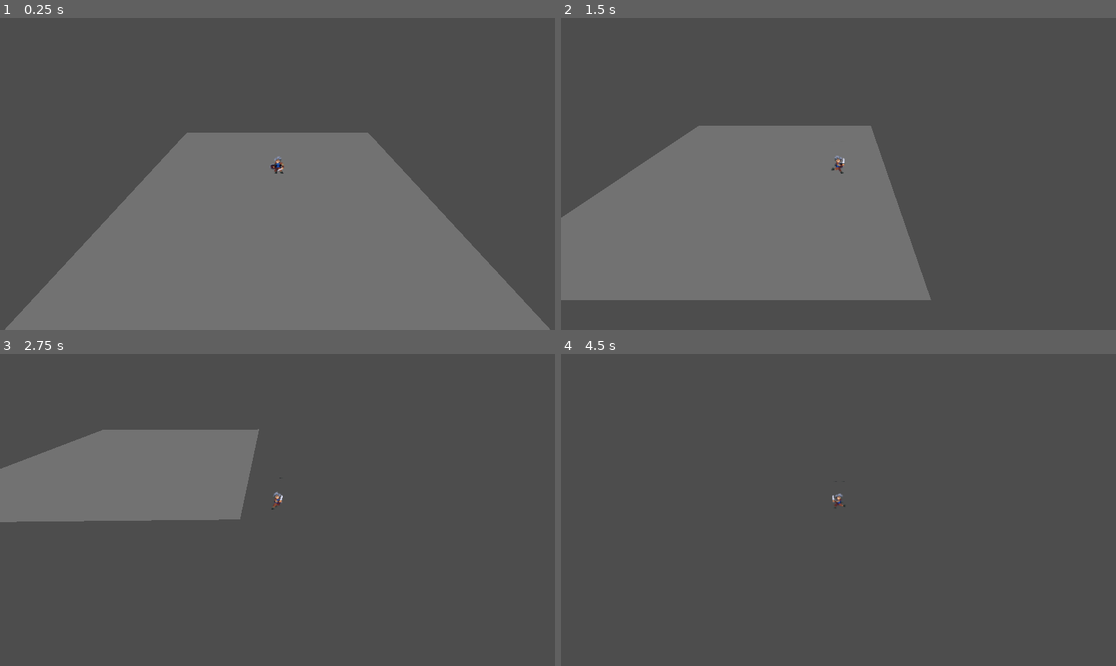
Above: before the commit, frames 1-4 (two rows, left to right).
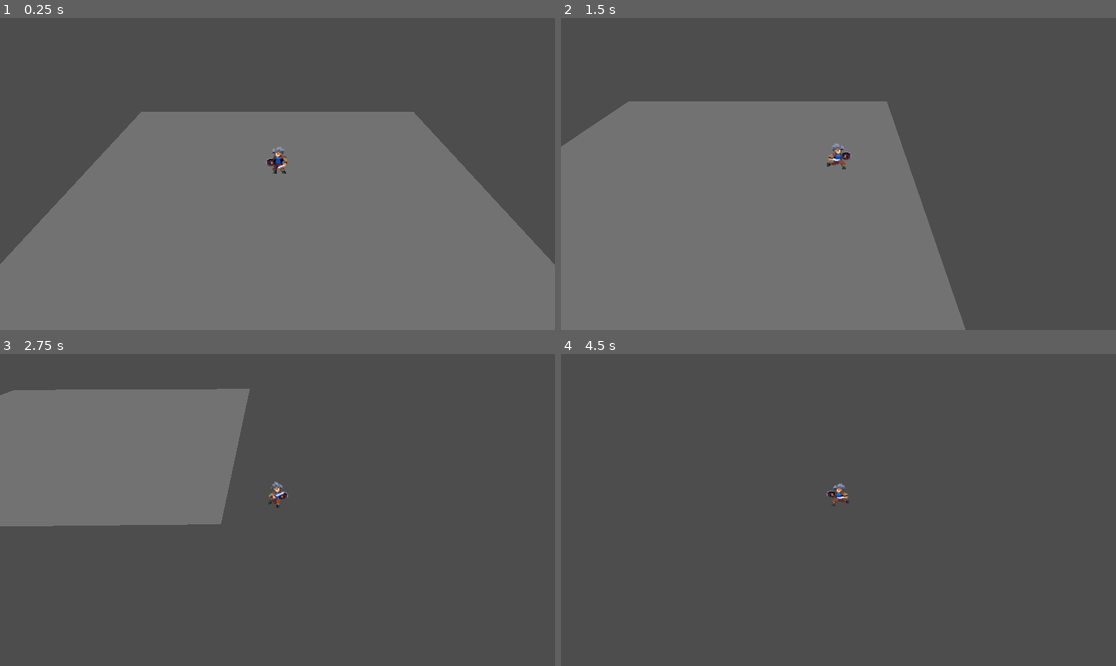
Above: after the commit, the same moments.

Repository: ILove-Elysia/loss
Game: Godot game, scene res://tscn/test.tscn
Same seed, same stepped clock (60 frames per second), same inputs: the game is played once before the commit and once after it. The project has no main scene, so this scene is started directly.
Inputs (mouse positions are in pixels of both pictures, inside the frame that each line leads up to):
- Up to frame 1 (0.25 s): no input
- Up to frame 2 (1.5 s): move the mouse to (960, 158) at 0.52 s; hold D (move_right) 0.53-1.28 s; click (960, 158) at 0.67 s; move the mouse to (727, 189) at 1.27 s; hold S (move_back) from 1.28 s (still down); click (727, 189) at 1.42 s
- Up to frame 3 (2.75 s): move the mouse to (333, 441) at 2.02 s; release S (move_back) at 2.03 s; hold D (move_right) from 2.03 s (still down); click (333, 441) at 2.17 s
- Up to frame 4 (4.5 s): move the mouse to (810, 572) at 2.77 s; release D (move_right) at 2.78 s; hold W (move_forward) 2.78-3.53 s; click (810, 572) at 2.92 s; move the mouse to (1005, 556) at 3.52 s; hold A (move_left) from 3.53 s (still down); click (1005, 556) at 3.67 s; move the mouse to (672, 463) at 4.27 s; click (672, 463) at 4.42 s

The runs differ from the first frame. In frame 1, 16% of the frame differs, in the area x 0-100%, y 30-100%; in frame 2, 17%, in the area x 0-73%, y 26-100%; in frame 3, 8.5%; in frame 4, 0.2%.

Commit message:
角色朝向面向完成

Diff:
--- a/loss-land/script/player/camera_3d.gd
+++ b/loss-land/script/player/camera_3d.gd
@@ -14,23 +14,27 @@
 
 # FOV缩放参数
 @export var min_fov: float = 30.0
-@export var max_fov: float = 100.0
+@export var max_fov: float = 80.0
 @export var zoom_speed: float = 2.0
+
+# FOV平滑过渡
+var current_fov: float = 50.0
 
 func _ready():
 	projection = PROJECTION_PERSPECTIVE
-	fov = 70.0
+	fov = 50.0
+	current_fov = 50.0
 	# 自动赋值目标，不用手动拖拽（适配你的节点树）
 	if not target:
 		target = get_parent().get_parent().get_parent()
 
 func _input(event: InputEvent) -> void:
-	# 滚轮缩放 FOV
+	# 滚轮缩放 FOV 目标值（不是即时改变）
 	if event is InputEventMouseButton:
 		if event.button_index == MOUSE_BUTTON_WHEEL_UP and event.pressed:
-			fov = clamp(fov - zoom_speed, min_fov, max_fov)
+			current_fov = clamp(current_fov - zoom_speed, min_fov, max_fov)
 		elif event.button_index == MOUSE_BUTTON_WHEEL_DOWN and event.pressed:
-			fov = clamp(fov + zoom_speed, min_fov, max_fov)
+			current_fov = clamp(current_fov + zoom_speed, min_fov, max_fov)
 
 func _process(delta: float) -> void:
 	if not target:
@@ -49,5 +53,9 @@
 	# 平滑插值更新相机全局坐标
 	var t = 1.0 - pow(0.001, smooth_factor * delta)
 	global_position = global_position.lerp(target_cam_global_pos, t)
+
+	# 平滑插值更新 FOV
+	fov = lerp(fov, current_fov, t)
+
 	# 镜头始终看向玩家
 	look_at(target.global_position, Vector3.UP)
--- a/loss-land/script/player/physics.gd
+++ b/loss-land/script/player/physics.gd
@@ -7,6 +7,9 @@
 
 @onready var spr: AnimatedSprite3D = get_parent().get_node("Visual/BaseBody")
 @onready var visual_node: Node3D = get_parent().get_node("Visual")
+
+# 记录左右朝向（true=朝左，false=朝右）
+var facing_left: bool = true
 
 func _ready():
 	# 设置向上方向（用于地板检测）
@@ -31,14 +34,17 @@
 		right = right.normalized()
 
 		# WASD 移动输入（相对于相机方向）
+		# 只有左右键才改变朝向
 		if Input.is_action_pressed("move_forward"):
 			dir += forward
 		if Input.is_action_pressed("move_back"):
 			dir -= forward
 		if Input.is_action_pressed("move_right"):
 			dir += right
+			facing_left = false  # 向右移动，朝右
 		if Input.is_action_pressed("move_left"):
 			dir -= right
+			facing_left = true   # 向左移动，朝左
 
 	# ===== 应用重力 =====
 	if not is_on_floor():
@@ -57,23 +63,24 @@
 	# 执行移动（关键！）
 	move_and_slide()
 
-	# ===== 同步视觉节点位置 =====
+	# ===== 同步视觉节点位置和朝向 =====
 	visual_node.global_position = global_position
 
-	# ===== 动画控制 + 朝向翻转 =====
+	# 让角色始终朝向摄像机
+	if cam:
+		var look_dir = cam.global_position - global_position
+		look_dir.y = 0
+		if look_dir.length() > 0.001:
+			look_dir = look_dir.normalized()
+			visual_node.look_at(global_position + look_dir, Vector3.UP)
+
+	# ===== 动画控制 =====
 	if dir.length() > 0:
 		if spr.animation != "walk":
 			spr.play("walk")
 
-		# 只在左右移动时翻转，前后移动不改变朝向
-		# flip_h = true 表示朝左，flip_h = false 表示朝右
-		if abs(dir.x) > 0.1:
-			if dir.x > 0:
-				# 向右移动，朝右
-				spr.flip_h = true
-			else:
-				# 向左移动，朝左
-				spr.flip_h = false
+		# 根据记录的朝向翻转动画
+		spr.flip_h = facing_left
 	else:
 		if spr.animation != "idle":
 			spr.play("idle")
--- a/loss-land/tscn/player.tscn
+++ b/loss-land/tscn/player.tscn
@@ -104,37 +104,37 @@
 atlas = ExtResource("1_7j80i")
 region = Rect2(280, 0, 56, 56)
 
-[sub_resource type="AtlasTexture" id="AtlasTexture_qtqh7"]
-atlas = ExtResource("1_7j80i")
-region = Rect2(0, 112, 56, 56)
-
-[sub_resource type="AtlasTexture" id="AtlasTexture_2wuci"]
-atlas = ExtResource("1_7j80i")
-region = Rect2(56, 112, 56, 56)
-
-[sub_resource type="AtlasTexture" id="AtlasTexture_iruf7"]
-atlas = ExtResource("1_7j80i")
-region = Rect2(112, 112, 56, 56)
-
-[sub_resource type="AtlasTexture" id="AtlasTexture_j5n4i"]
-atlas = ExtResource("1_7j80i")
-region = Rect2(168, 112, 56, 56)
-
-[sub_resource type="AtlasTexture" id="AtlasTexture_634y6"]
-atlas = ExtResource("1_7j80i")
-region = Rect2(224, 112, 56, 56)
-
-[sub_resource type="AtlasTexture" id="AtlasTexture_efrwb"]
-atlas = ExtResource("1_7j80i")
-region = Rect2(280, 112, 56, 56)
-
-[sub_resource type="AtlasTexture" id="AtlasTexture_hiqhm"]
-atlas = ExtResource("1_7j80i")
-region = Rect2(336, 112, 56, 56)
-
-[sub_resource type="AtlasTexture" id="AtlasTexture_tkwlq"]
-atlas = ExtResource("1_7j80i")
-region = Rect2(392, 112, 56, 56)
+[sub_resource type="AtlasTexture" id="AtlasTexture_3c7ea"]
+atlas = ExtResource("1_7j80i")
+region = Rect2(0, 114, 56, 57)
+
+[sub_resource type="AtlasTexture" id="AtlasTexture_u4c7w"]
+atlas = ExtResource("1_7j80i")
+region = Rect2(56, 114, 56, 57)
+
+[sub_resource type="AtlasTexture" id="AtlasTexture_6sl1v"]
+atlas = ExtResource("1_7j80i")
+region = Rect2(112, 114, 56, 57)
+
+[sub_resource type="AtlasTexture" id="AtlasTexture_hsluc"]
+atlas = ExtResource("1_7j80i")
+region = Rect2(168, 114, 56, 57)
+
+[sub_resource type="AtlasTexture" id="AtlasTexture_1q7bi"]
+atlas = ExtResource("1_7j80i")
+region = Rect2(224, 114, 56, 57)
+
+[sub_resource type="AtlasTexture" id="AtlasTexture_ne3il"]
+atlas = ExtResource("1_7j80i")
+region = Rect2(280, 114, 56, 57)
+
+[sub_resource type="AtlasTexture" id="AtlasTexture_kai0q"]
+atlas = ExtResource("1_7j80i")
+region = Rect2(336, 114, 56, 57)
+
+[sub_resource type="AtlasTexture" id="AtlasTexture_wxvsy"]
+atlas = ExtResource("1_7j80i")
+region = Rect2(392, 114, 56, 57)
 
 [sub_resource type="SpriteFrames" id="SpriteFrames_hl5qd"]
 animations = [{
@@ -232,32 +232,32 @@
 }, {
 "frames": [{
 "duration": 1.0,
-"texture": SubResource("AtlasTexture_qtqh7")
-}, {
-"duration": 1.0,
-"texture": SubResource("AtlasTexture_2wuci")
-}, {
-"duration": 1.0,
-"texture": SubResource("AtlasTexture_iruf7")
-}, {
-"duration": 1.0,
-"texture": SubResource("AtlasTexture_j5n4i")
-}, {
-"duration": 1.0,
-"texture": SubResource("AtlasTexture_634y6")
-}, {
-"duration": 1.0,
-"texture": SubResource("AtlasTexture_efrwb")
-}, {
-"duration": 1.0,
-"texture": SubResource("AtlasTexture_hiqhm")
-}, {
-"duration": 1.0,
-"texture": SubResource("AtlasTexture_tkwlq")
+"texture": SubResource("AtlasTexture_3c7ea")
+}, {
+"duration": 1.0,
+"texture": SubResource("AtlasTexture_u4c7w")
+}, {
+"duration": 1.0,
+"texture": SubResource("AtlasTexture_6sl1v")
+}, {
+"duration": 1.0,
+"texture": SubResource("AtlasTexture_hsluc")
+}, {
+"duration": 1.0,
+"texture": SubResource("AtlasTexture_1q7bi")
+}, {
+"duration": 1.0,
+"texture": SubResource("AtlasTexture_ne3il")
+}, {
+"duration": 1.0,
+"texture": SubResource("AtlasTexture_kai0q")
+}, {
+"duration": 1.0,
+"texture": SubResource("AtlasTexture_wxvsy")
 }],
 "loop": true,
 "name": &"walk",
-"speed": 5.0
+"speed": 8.0
 }]
 
 [node name="player" type="Node3D" unique_id=244025735]
@@ -281,6 +281,7 @@
 current = true
 script = ExtResource("2_3c7ea")
 target = NodePath("../../../Physics")
+zoom_speed = 4.0
 
 [node name="Visual" type="Node3D" parent="." unique_id=1533953368]
 transform = Transform3D(1, 4.129106e-10, 0, 4.28372e-10, 1, 1.8626451e-09, -9.313226e-10, 0, 1, 0, 0, 0)
@@ -290,6 +291,5 @@
 flip_h = true
 flip_v = true
 sprite_frames = SubResource("SpriteFrames_hl5qd")
-animation = &"idle"
-frame = 3
-frame_progress = 0.21051061
+animation = &"walk"
+frame_progress = 0.7409051
--- a/loss-land/tscn/test.tscn
+++ b/loss-land/tscn/test.tscn
@@ -20,7 +20,7 @@
 collision_mask = 3
 
 [node name="MeshInstance3D" type="MeshInstance3D" parent="Ground" unique_id=376418593]
-transform = Transform3D(6, 0, 0, 0, 1, 0, 0, 0, 6, 0, 0, 0)
+transform = Transform3D(6, 0, 0, 0, 1, 0, 0, 0, 6, 0.006177902, 1.1920929e-07, 0.0011007786)
 mesh = SubResource("PlaneMesh_j3pou")
 
 [node name="CollisionShape3D" type="CollisionShape3D" parent="Ground" unique_id=1507836157]
